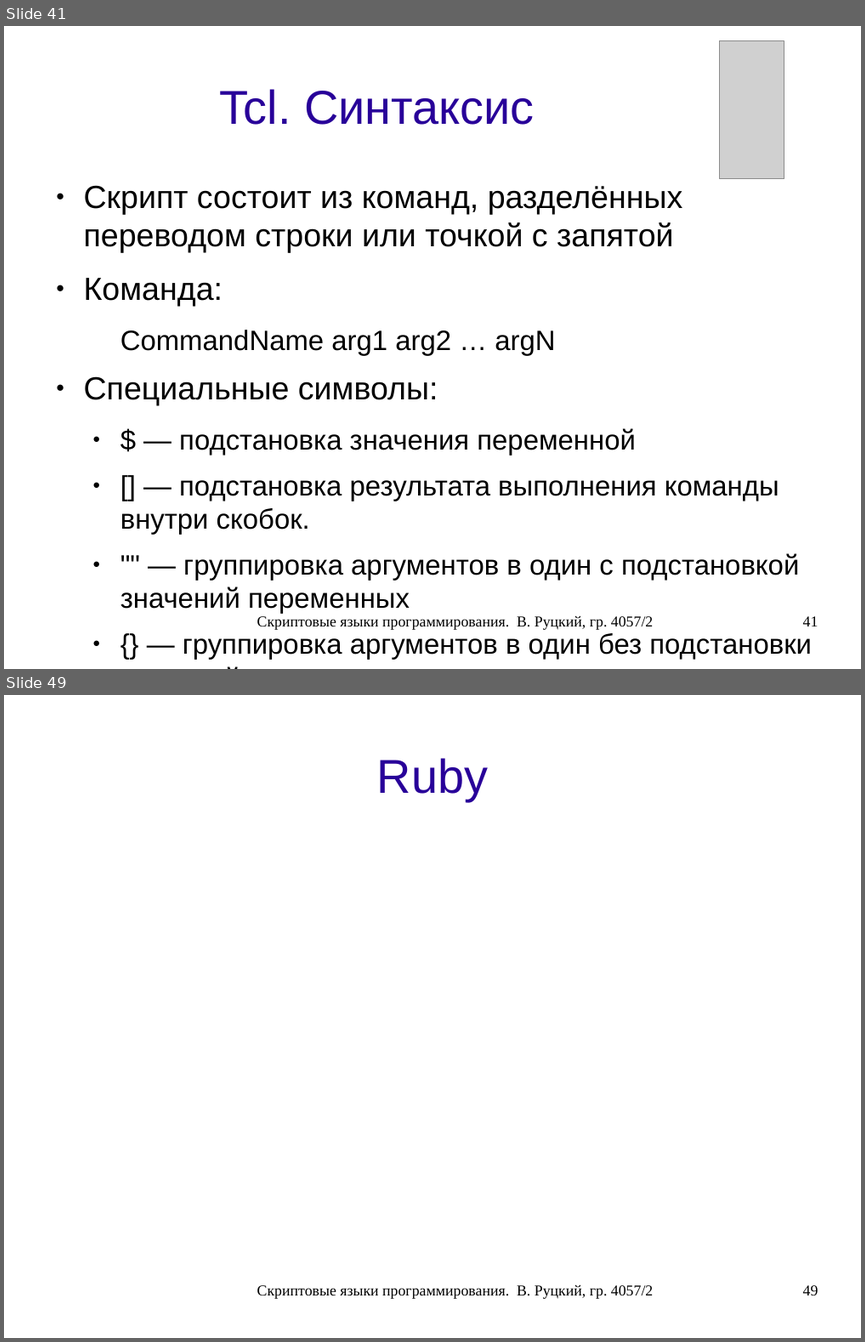
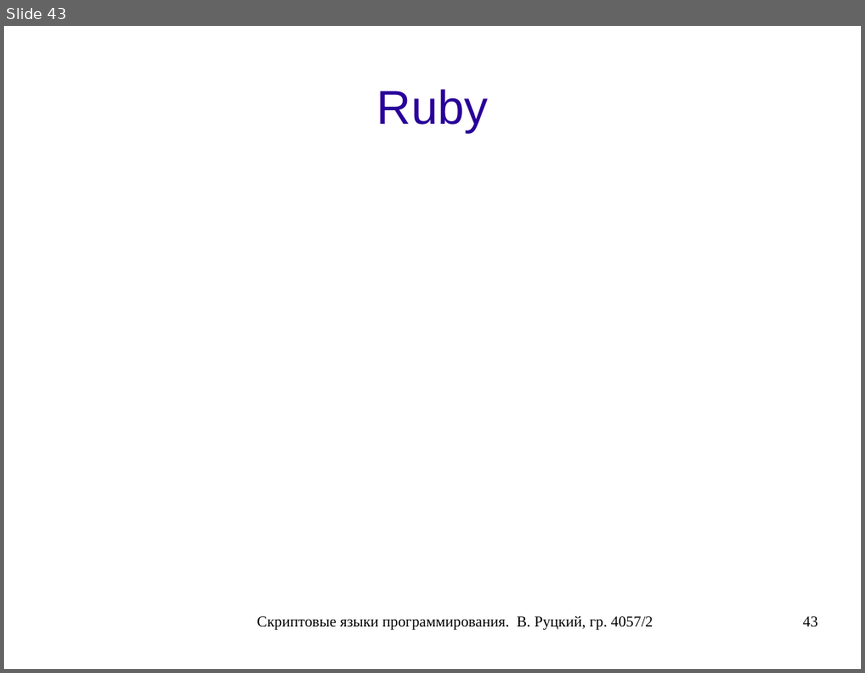
Before and after one commit to rutsky/semester07, a slide deck: Operation_systems/scripting_languages/40572_Rutsky_Scripting_languages.odp. Shown one above the other, each under a label of ours: slides 41 and 49 before the commit, slide 43 after it; the slides between them are not shown. The pictures are 865x1342 and 865x673 pixels, drawn with LibreOffice and Linux fonts; fonts in the diff are those of the drawing; grey boxes stand for pictures. Boxes give left, top, right and bottom in pixels: in the first picture for what was removed or moved away, otherwise in the second. Text is boxed around its words. In the diff, an @@ line names an element or a change of style, - is before the commit and + after.

```diff
--- a/Operation_systems/scripting_languages/40572_Rutsky_Scripting_languages.odp
+++ b/Operation_systems/scripting_languages/40572_Rutsky_Scripting_languages.odp
@@ slide 41 removed at [4, 26, 861, 669], background #FFFFFF @@
@@ picture removed at [720, 41, 784, 179] @@
@@ title removed at [220, 89, 534, 125] @@
-Tcl. Синтаксис
@@ text removed at [84, 185, 812, 659] @@
-● Скрипт состоит из команд, разделённых переводом строки или точкой с запятой
-● Команда:
-  CommandName arg1 arg2 … argN
-● Специальные символы:
-  ● $ — подстановка значения переменной
-  ● [] — подстановка результата выполнения команды внутри скобок.
-  ● "" — группировка аргументов в один с подстановкой значений переменных
-  ● {} — группировка аргументов в один без подстановки значений переменных.
@@ text removed at [257, 615, 653, 630] @@
-Скриптовые языки программирования. В. Руцкий, гр. 4057/2
@@ page number removed at [803, 616, 818, 626] @@
-41
@@ what was slide 49 is now slide 43 @@
@@ page number at [803, 616, 818, 626]: text changed @@
-49
+43
```
Also in this commit, not shown: 5 slides changed, 5 other slides removed.
